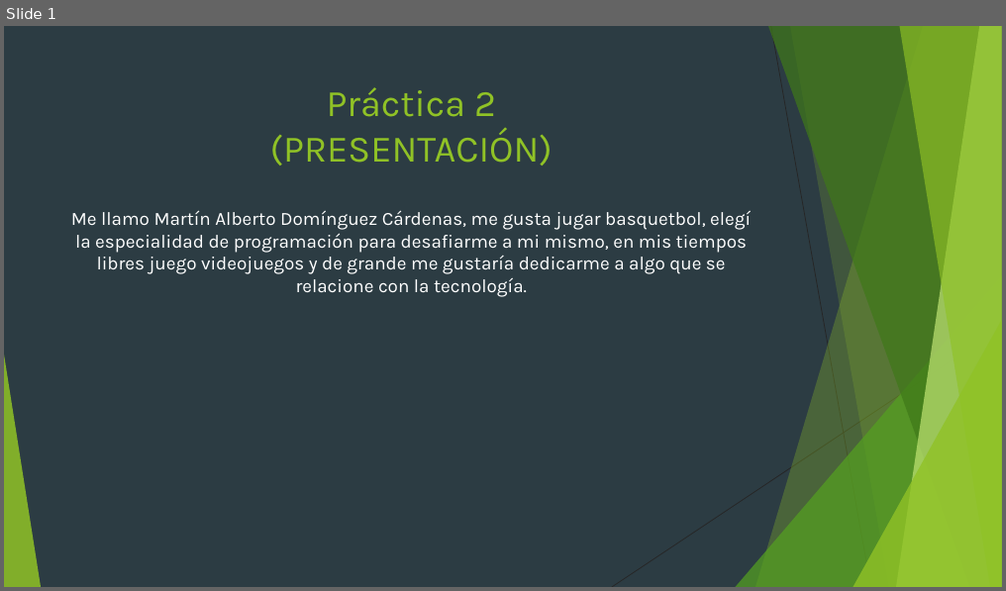
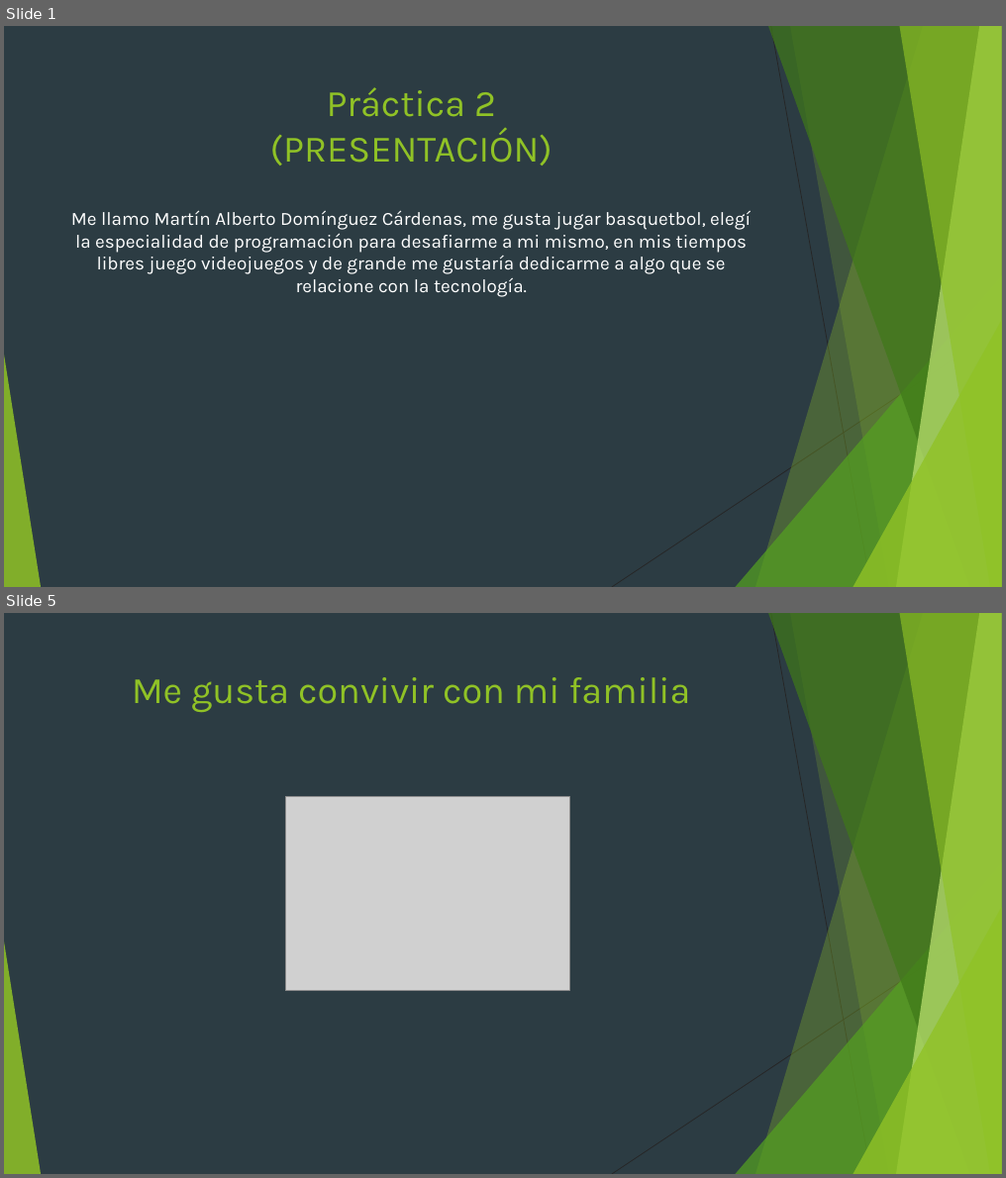
Before and after one commit to MartinADC1/culturadigital2, a slide deck: parcial1/Práctica 2.pptx. Shown one above the other, each under a label of ours: slide 1 before the commit, slides 1 and 5 after it; the slides between them are not shown. The pictures are 1006x591 and 1006x1178 pixels, drawn with LibreOffice and Linux fonts; fonts in the diff are those of the drawing; grey boxes stand for pictures. Boxes give left, top, right and bottom in pixels: in the first picture for what was removed or moved away, otherwise in the second. Text is boxed around its words. In the diff, an @@ line names an element or a change of style, - is before the commit and + after.

Commit message:
práctica3,18/02/2025

```diff
--- a/parcial1/Práctica 2.pptx
+++ b/parcial1/Práctica 2.pptx
@@ slide 5 added at (x1=4, y1=613, x2=1002, y2=1174), background #2C3C43; not listed: 10 template elements that a slide beside it also shows @@
@@ title added at (x1=132, y1=677, x2=691, y2=712), 36 pt, text #90C226 @@
+Me gusta convivir con mi familia
@@ picture added at (x1=285, y1=796, x2=570, y2=991) @@
```
Also in this commit, not shown: 3 other slides added.
